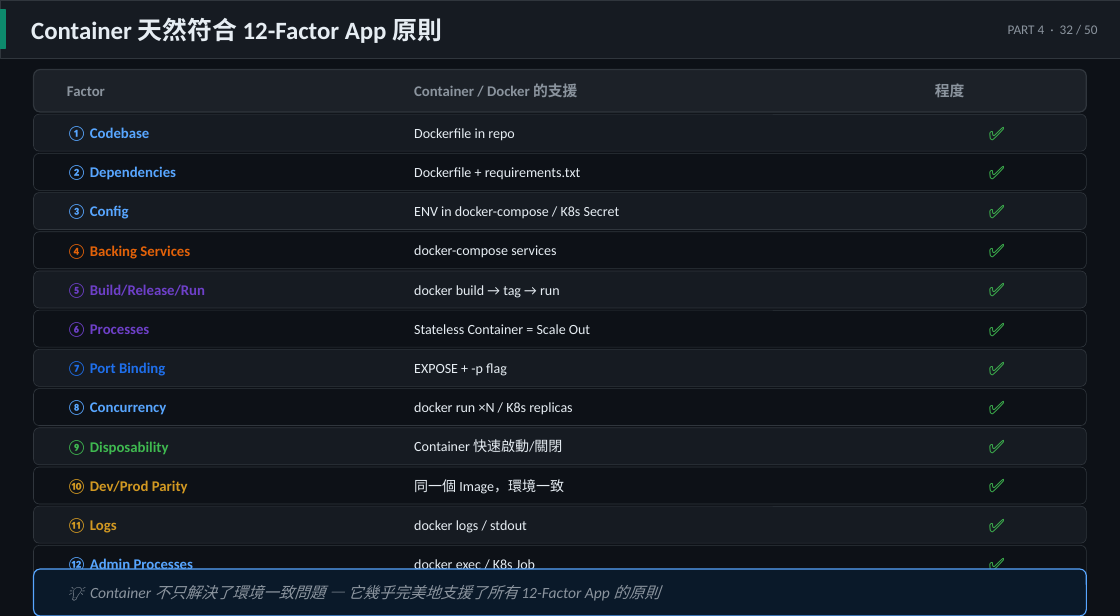
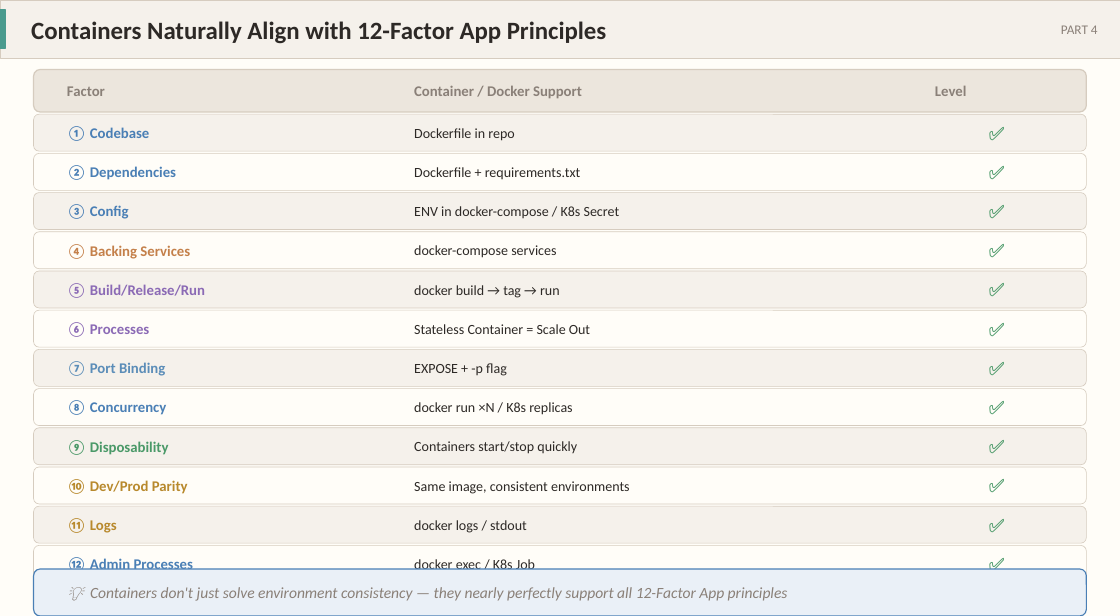
Before and after one commit to hwchiu/moslides, a slide deck: slide 32 of output/cloud_native_slides_final.pptx. Drawn at 1120x616 pixels with LibreOffice and Linux fonts; fonts in the diff are those of the drawing. Boxes give left, top, right and bottom in pixels: in the first picture for what was removed or moved away, otherwise in the second. Text is boxed around its words. In the diff, an @@ line names an element or a change of style, - is before the commit and + after.

```diff
--- a/output/cloud_native_slides_final.pptx
+++ b/output/cloud_native_slides_final.pptx
@@ background #0D1117 to #FFFDF8 @@
@@ rectangle at bbox=[0, 0, 1120, 58]: fill #161B22 to #F5F1EB; outline #30363D 0.5 pt to #D6CCBF 0.5 pt @@
@@ rectangle at bbox=[0, 10, 6, 48]: fill #0D8A6C to #4A9B8E; outline #0D8A6C 1 pt to #4A9B8E 1 pt @@
@@ text at bbox=[31, 21, 607, 43]: text changed; text colour #E6EDF3 to #2D2926 @@
-Container 天然符合 12-Factor App 原則
+Containers Naturally Align with 12-Factor App Principles
@@ text at bbox=[1061, 25, 1098, 34]: text changed; text colour #8B949E to #8A8078 @@
-PART 4 · 32 / 50
+PART 4
@@ rounded rectangle at bbox=[34, 69, 1086, 112]: fill #1C2128 to #ECE6DD; outline #30363D 0.8 pt to #D6CCBF 0.8 pt @@
@@ text "Factor" at bbox=[67, 86, 105, 96]: text colour #8B949E to #8A8078 @@
@@ text at bbox=[414, 86, 582, 98]: text changed; text colour #8B949E to #8A8078 @@
-Container / Docker 的支援
+Container / Docker Support
@@ text at bbox=[935, 86, 966, 96]: text changed; text colour #8B949E to #8A8078 @@
-程度
+Level
@@ text "④ Backing Services" at bbox=[67, 244, 190, 259]: text colour #E36209 to #C4804A @@
@@ text "⑤ Build/Release/Run" at bbox=[67, 283, 205, 298]: text colour #6E40C9 to #8B6AB5 @@
@@ text "⑥ Processes" at bbox=[67, 322, 149, 337]: text colour #6E40C9 to #8B6AB5 @@
@@ text "⑦ Port Binding" at bbox=[67, 361, 165, 376]: text colour #1F6FEB to #5B8DB8 @@
@@ text at bbox=[414, 441, 577, 454]: text changed; text colour #E6EDF3 to #2D2926 @@
-Container 快速啟動/關閉
+Containers start/stop quickly
@@ text "⑩ Dev/Prod Parity" at bbox=[67, 479, 188, 494]: text colour #D29922 to #B8892C @@
@@ fill #161B22 to #F5F1EB; outline #30363D 0.4 pt to #D6CCBF 0.4 pt in 6 elements at bbox=[34, 114, 1086, 151], bbox=[34, 193, 1086, 230], bbox=[34, 271, 1086, 308], bbox=[34, 349, 1086, 386], bbox=[34, 428, 1086, 465], bbox=[34, 506, 1086, 543] @@
@@ text "⑪ Logs" at bbox=[67, 518, 117, 533]: text colour #D29922 to #B8892C @@
@@ text at bbox=[414, 481, 630, 494]: text changed; text colour #E6EDF3 to #2D2926 @@
-同一個 Image，環境一致
+Same image, consistent environments
@@ fill #0D1117 to #FFFDF8; outline #30363D 0.4 pt to #D6CCBF 0.4 pt in 6 elements at bbox=[34, 153, 1086, 190], bbox=[34, 232, 1086, 269], bbox=[34, 310, 1086, 347], bbox=[34, 389, 1086, 426], bbox=[34, 467, 1086, 504], bbox=[34, 545, 1086, 582] @@
@@ rounded rectangle at bbox=[34, 569, 1086, 616]: fill #0A1929 to #EAF0F7; outline #58A6FF 0.75 pt to #4A7FB5 0.75 pt @@
@@ text colour #58A6FF to #4A7FB5 in 5 elements at bbox=[67, 126, 150, 141], bbox=[67, 165, 176, 180], bbox=[67, 204, 129, 219], bbox=[67, 400, 166, 415], bbox=[67, 557, 193, 570] @@
@@ text colour #E6EDF3 to #2D2926 in 10 elements at bbox=[414, 128, 514, 141], bbox=[414, 167, 581, 179], bbox=[414, 206, 620, 218], bbox=[414, 245, 556, 258], bbox=[414, 285, 560, 298], bbox=[414, 324, 590, 334], bbox=[414, 363, 507, 376], bbox=[414, 402, 572, 415], bbox=[414, 520, 527, 533], bbox=[414, 559, 535, 570] @@
@@ text colour #3FB950 to #4A9968 in 13 elements at bbox=[67, 440, 169, 455], bbox=[924, 114, 1070, 151], bbox=[924, 153, 1070, 190], bbox=[924, 193, 1070, 230], bbox=[924, 232, 1070, 269], bbox=[924, 271, 1070, 308], bbox=[924, 310, 1070, 347], bbox=[924, 349, 1070, 386], bbox=[924, 389, 1070, 426], bbox=[924, 428, 1070, 465], bbox=[924, 467, 1070, 504], bbox=[924, 506, 1070, 543], bbox=[924, 545, 1070, 582] @@
@@ text at bbox=[90, 587, 788, 601]: text changed; text colour #8B949E to #8A8078 @@
-💡 Container 不只解決了環境一致問題 — 它幾乎完美地支援了所有 12-Factor App 的原則
+💡 Containers don't just solve environment consistency — they nearly perfectly support all 12-Factor App principles
```
Also in this commit, not shown: 94 other slides changed, 15 slides added, 15 slides removed, 25 other files.
